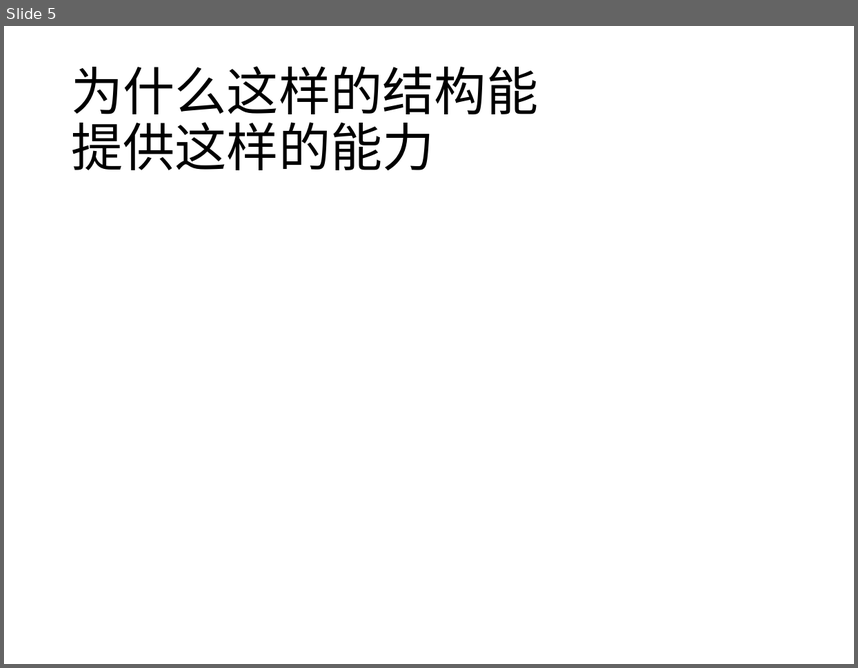
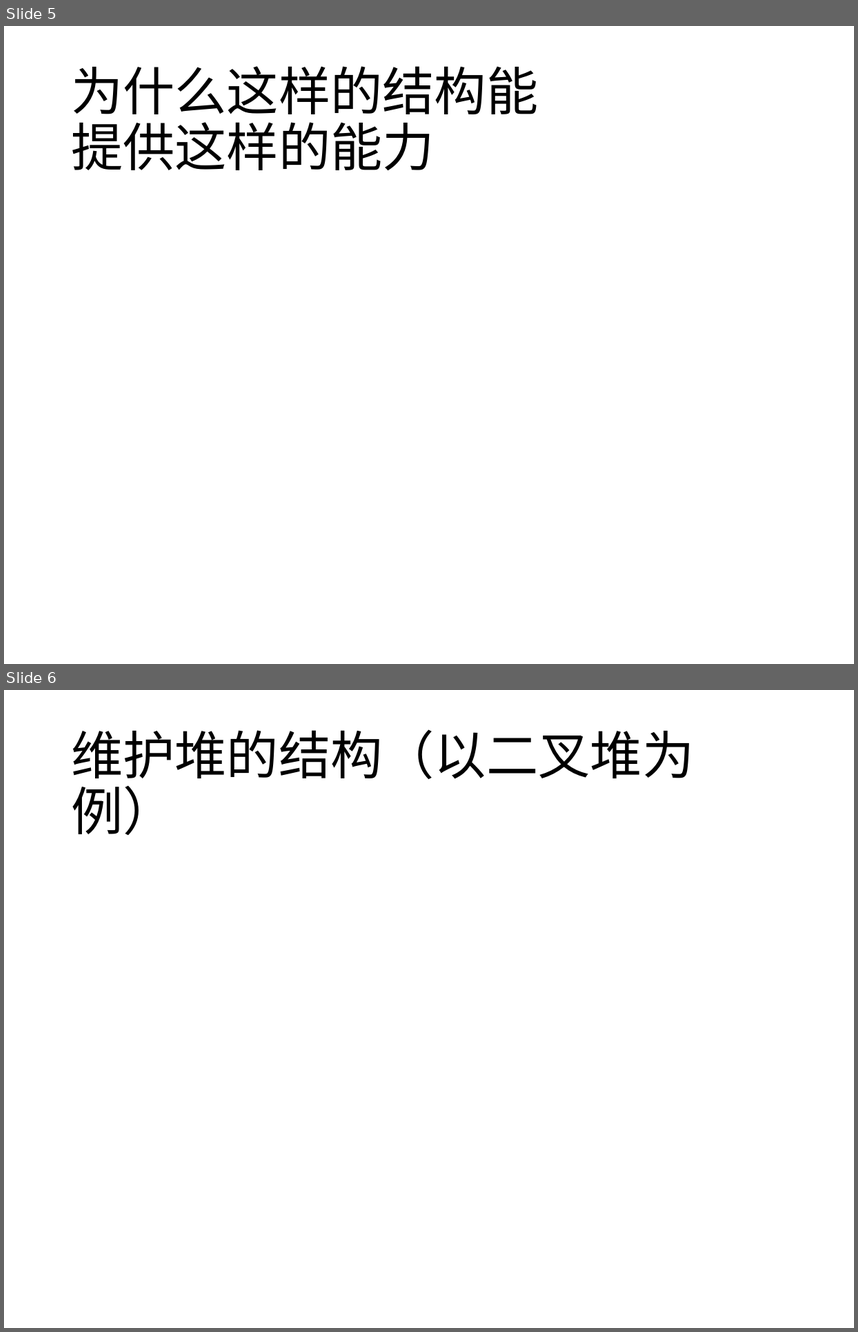
Before and after one commit to A0nameless0man/Pile, a slide deck: Algorithms/Data_Structure/HeapBasedPriorityQueue/Heap.pptx. Shown one above the other, each under a label of ours: slide 5 before the commit, slides 5 and 6 after it. The pictures are 858x668 and 858x1332 pixels, drawn with LibreOffice and Linux fonts; fonts in the diff are those of the drawing; grey boxes stand for pictures. Boxes give left, top, right and bottom in pixels: in the first picture for what was removed or moved away, otherwise in the second. Text is boxed around its words. In the diff, an @@ line names an element or a change of style, - is before the commit and + after.

```diff
--- a/Algorithms/Data_Structure/HeapBasedPriorityQueue/Heap.pptx
+++ b/Algorithms/Data_Structure/HeapBasedPriorityQueue/Heap.pptx
@@ slide 6 added at (x1=4, y1=690, x2=854, y2=1328), background #FFFFFF @@
@@ title added at (x1=71, y1=729, x2=694, y2=835), 44 pt, text #000000 @@
+维护堆的结构（以二叉堆为例）
```
Also in this commit, not shown: 5 other slides added, 1 other file.
